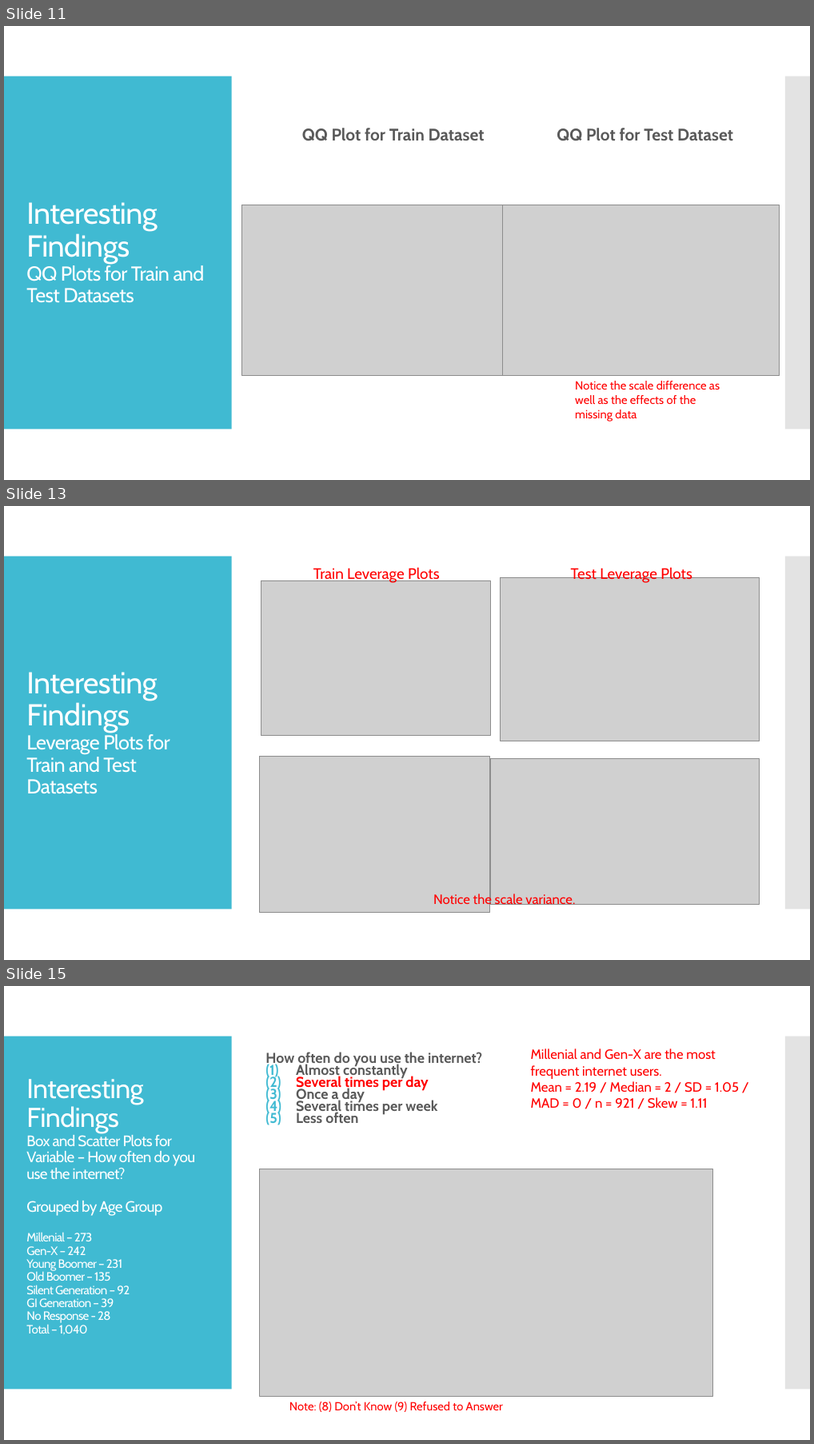
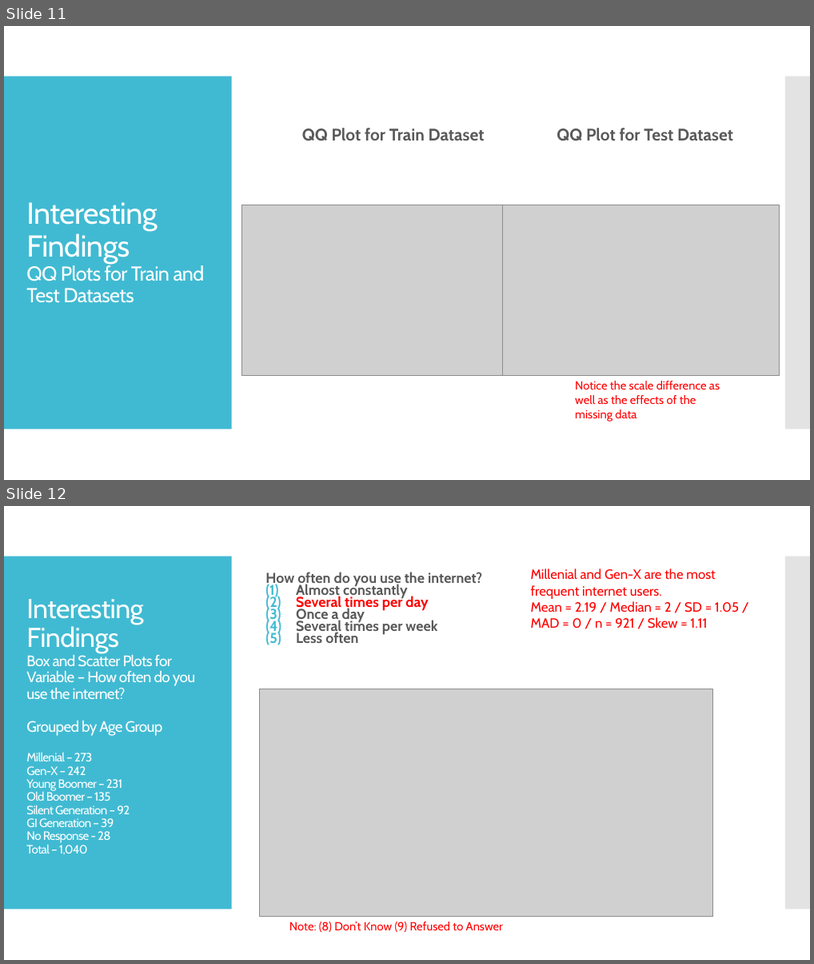
Before and after one commit to austintoller/Final-Capstone-Project, a slide deck: Capstone_Final_Report_Cybersecurity.pptx. Shown one above the other, each under a label of ours: slides 11, 13 and 15 before the commit, slides 11 and 12 after it; the slides between them are not shown. The pictures are 814x1444 and 814x964 pixels, drawn with LibreOffice and Linux fonts; fonts in the diff are those of the drawing; grey boxes stand for pictures. Boxes give left, top, right and bottom in pixels: in the first picture for what was removed or moved away, otherwise in the second. Text is boxed around its words. In the diff, an @@ line names an element or a change of style, - is before the commit and + after.

```diff
--- a/Capstone_Final_Report_Cybersecurity.pptx
+++ b/Capstone_Final_Report_Cybersecurity.pptx
@@ slide 13 removed at box(4, 506, 810, 960), background #FFFFFF; not listed: 2 template elements that a slide beside it also shows @@
@@ text removed at box(314, 568, 440, 583) @@
-Train Leverage Plots
@@ picture removed at box(501, 577, 760, 740) @@
@@ text removed at box(571, 566, 693, 583) @@
-Test Leverage Plots
@@ picture removed at box(261, 580, 491, 736) @@
@@ title removed at box(26, 672, 170, 794) @@
-Interesting Findings
-Leverage Plots for Train and Test Datasets
@@ picture removed at box(260, 756, 490, 912) @@
@@ picture removed at box(491, 758, 760, 904) @@
@@ text removed at box(434, 892, 575, 907) @@
-Notice the scale variance.
@@ what was slide 15 is now slide 12 @@
```
Also in this commit, not shown: 1 slide changed, 9 other slides removed, 2 other files.
